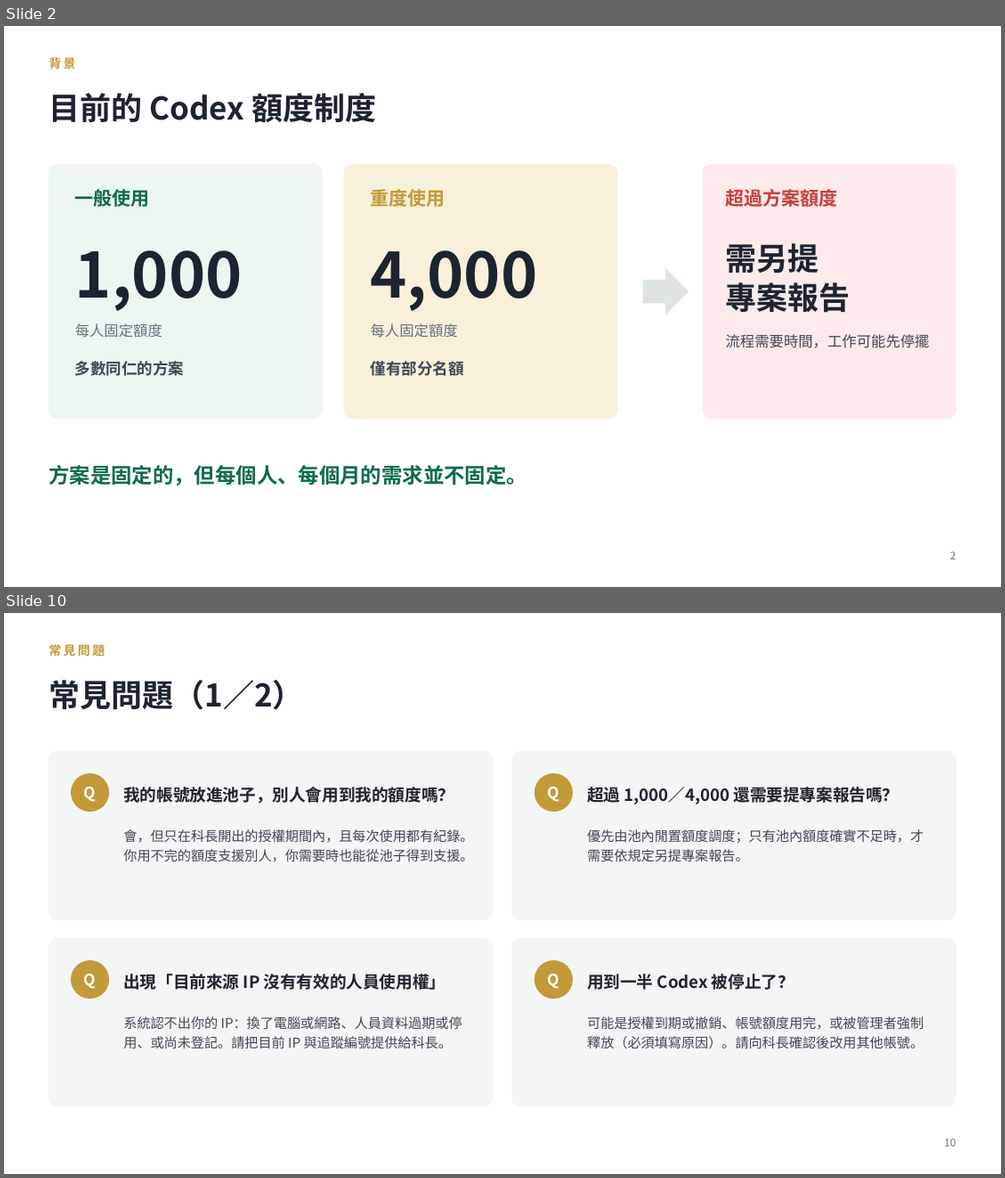
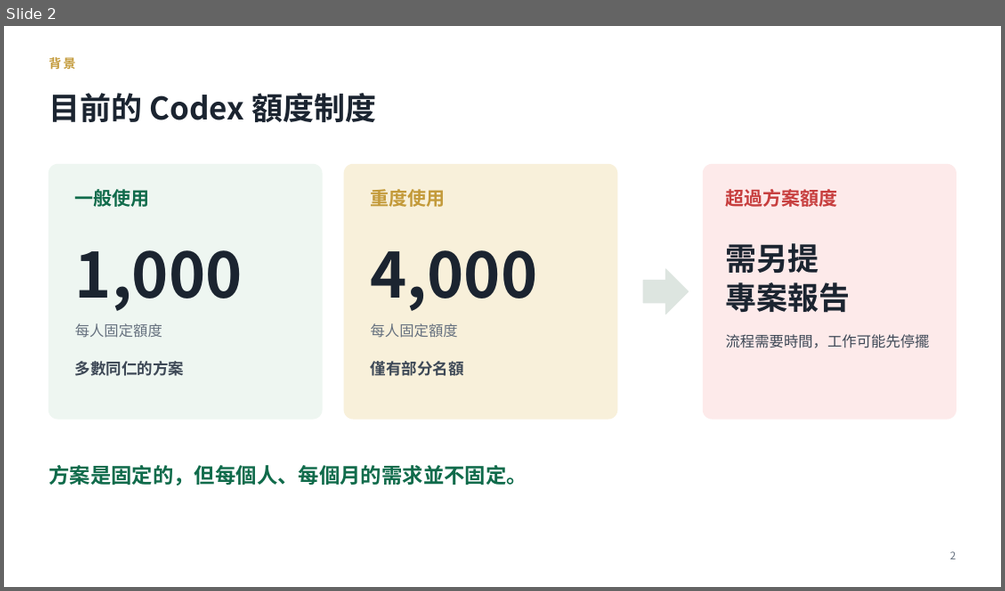
Before and after one commit to Wayne-Kao/cathay, a slide deck: Codex共用額度池說明.pptx. Shown one above the other, each under a label of ours: slides 2 and 10 before the commit, slide 2 after it; the slides between them are not shown. The pictures are 1005x1178 and 1005x591 pixels, drawn with LibreOffice and Linux fonts; fonts in the diff are those of the drawing. Boxes give left, top, right and bottom in pixels: in the first picture for what was removed or moved away, otherwise in the second. Text is boxed around its words. In the diff, an @@ line names an element or a change of style, - is before the commit and + after.

```diff
--- a/Codex共用額度池說明.pptx
+++ b/Codex共用額度池說明.pptx
@@ slide 10 removed at bbox=[4, 613, 1001, 1174], background #FFFFFF @@
@@ text removed at bbox=[48, 644, 105, 656] @@
-常見問題
@@ text removed at bbox=[48, 680, 303, 710] @@
-常見問題（1／2）
@@ rounded rectangle removed at bbox=[48, 751, 493, 919] @@
@@ rounded rectangle removed at bbox=[512, 751, 956, 919] @@
@@ ellipse removed at bbox=[72, 774, 109, 811] @@
@@ text removed at bbox=[84, 787, 96, 802] @@
-Q
@@ text removed at bbox=[123, 787, 454, 803] @@
-我的帳號放進池子，別人會用到我的額度嗎？
@@ ellipse removed at bbox=[535, 774, 573, 811] @@
@@ text removed at bbox=[548, 787, 559, 802] @@
-Q
@@ text removed at bbox=[587, 787, 899, 804] @@
-超過 1,000／4,000 還需要提專案報告嗎？
@@ text removed at bbox=[123, 829, 473, 862] @@
-會，但只在科長開出的授權期間內，且每次使用都有紀錄。你用不完的額度支援別人，你需要時也能從池子得到支援。
@@ text removed at bbox=[587, 829, 923, 862] @@
-優先由池內閒置額度調度；只有池內額度確實不足時，才需要依規定另提專案報告。
@@ rounded rectangle removed at bbox=[48, 938, 493, 1107] @@
@@ rounded rectangle removed at bbox=[512, 938, 956, 1107] @@
@@ ellipse removed at bbox=[72, 961, 109, 998] @@
@@ text removed at bbox=[84, 973, 96, 989] @@
-Q
@@ text removed at bbox=[123, 973, 446, 989] @@
-出現「目前來源 IP 沒有有效的人員使用權」
@@ ellipse removed at bbox=[535, 961, 573, 998] @@
@@ text removed at bbox=[548, 973, 559, 989] @@
-Q
@@ text removed at bbox=[587, 973, 794, 989] @@
-用到一半 Codex 被停止了？
@@ text removed at bbox=[123, 1016, 462, 1048] @@
-系統認不出你的 IP：換了電腦或網路、人員資料過期或停用、或尚未登記。請把目前 IP 與追蹤編號提供給科長。
@@ text removed at bbox=[587, 1016, 923, 1049] @@
-可能是授權到期或撤銷、帳號額度用完，或被管理者強制釋放（必須填寫原因）。請向科長確認後改用其他帳號。
@@ text removed at bbox=[944, 1138, 955, 1146] @@
-10
```
Also in this commit, not shown: 8 slides changed, 1 slide added, 3 other slides removed.
